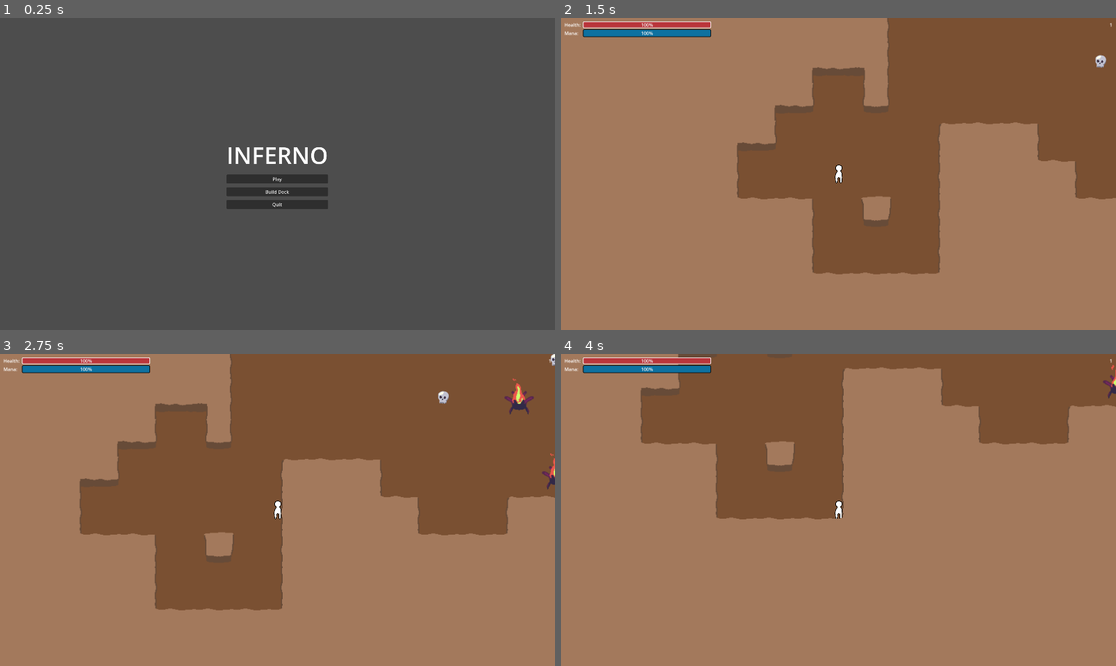
Above: before the commit, frames 1-4 (two rows, left to right).
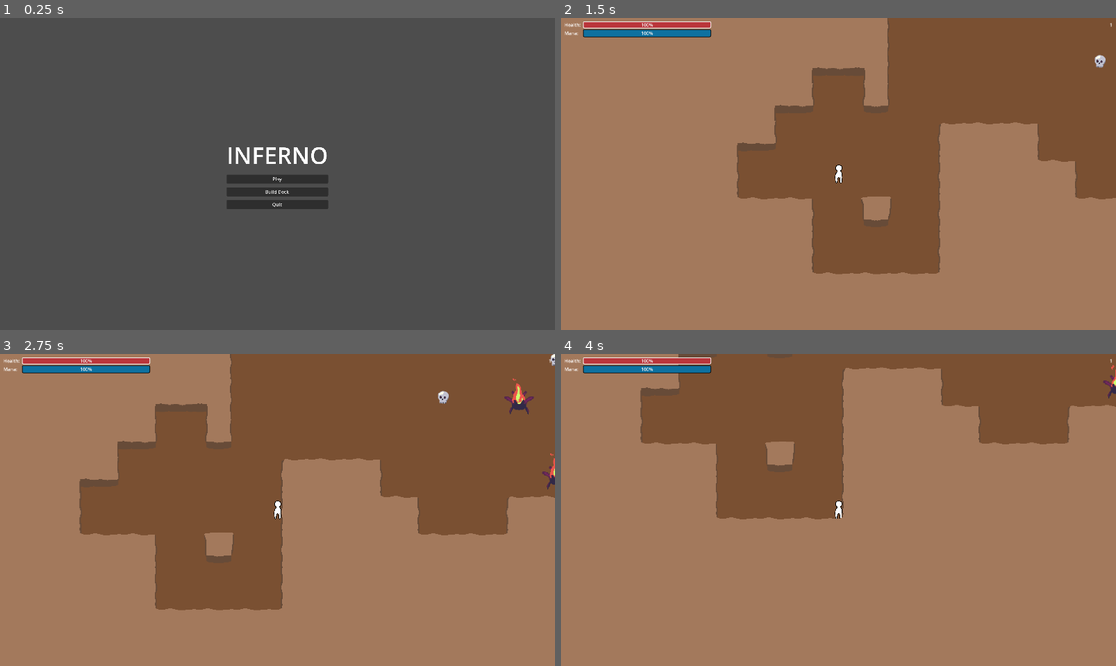
Above: after the commit, the same moments.

Repository: wpuerner/inferno
Game: Godot game, scene res://scenes/main_menu.tscn
The game is run twice, just before and just after one commit, with the same random seed, the same clock (stepped at 60 frames per second) and the same inputs.
Inputs (mouse positions are in pixels of both pictures, inside the frame that each line leads up to):
- Up to frame 1 (0.25 s): no input
- Up to frame 2 (1.5 s): click "Play" at 0.5 s; click "READY" at 1.25 s
- Up to frame 3 (2.75 s): tap Enter at 2 s; move the mouse to (399, 494) at 2.02 s; press the mouse at (399, 494) at 2.03 s; hold D (move_right) from 2.03 s (still down)
- Up to frame 4 (4 s): move the mouse to (727, 525) at 2.77 s; release D (move_right) at 2.78 s; release the mouse at (727, 525) at 2.78 s; hold S (move_down) 2.78-3.53 s; click (727, 525) at 2.85 s; move the mouse to (894, 441) at 3.52 s; press the mouse at (894, 441) at 3.53 s; hold D (move_right) from 3.53 s (still down)

The runs differ from the first frame. In frame 1, less than 0.1% of the frame differs, in the area x 41-59%, y 41-61%; in frame 2, 0.4%, in the area x 0-100%, y 1-81%; in frame 3, 0.4%; in frame 4, 0.4%.

Commit message:
enable pixel perfect rendering

Diff:
--- a/project.godot
+++ b/project.godot
@@ -76,5 +76,8 @@
 
 [rendering]
 
+textures/canvas_textures/default_texture_filter=0
 renderer/rendering_method="gl_compatibility"
 renderer/rendering_method.mobile="gl_compatibility"
+2d/snap/snap_2d_transforms_to_pixel=true
+2d/snap/snap_2d_vertices_to_pixel=true
--- a/scenes/handlers/bullet_handler.gd
+++ b/scenes/handlers/bullet_handler.gd
@@ -5,6 +5,7 @@
 @export var num_bullets_attribute: Attribute
 @export var projectile_attribute: Attribute = preload("res://scenes/attributes/projectile/projectile_attribute.tres")
 
+@onready var spread_angle_attribute: Attribute = preload("res://scenes/attributes/spread_angle/spread_angle_attribute.tres")
 @onready var event_bus: Node = get_node("/root/EventBus")
 @onready var mana_handler: Node = get_node("/root/Main/ManaHandler")
 @onready var rng: RandomNumberGenerator = RandomNumberGenerator.new()
@@ -27,17 +28,21 @@
 func _physics_process(_delta):
 	if (timer.time_left > 0): return
 	if (automatic_fire_attribute.get_value() and Input.is_action_pressed("primary")) or (!automatic_fire_attribute.get_value() and Input.is_action_just_pressed("primary")):
-		for i in num_bullets_attribute.get_value():
-			_fire_bullet()
+		var direction = player.global_position.angle_to_point(player.get_global_mouse_position())
+		if num_bullets_attribute.get_value() == 1:
+			_fire_bullet(direction)
+		else:
+			for i in num_bullets_attribute.get_value():
+				_fire_bullet(direction + deg_to_rad(-0.5 * spread_angle_attribute.get_value() + (spread_angle_attribute.get_value() / (num_bullets_attribute.get_value() - 1)) * (i - 1)))
 		timer.start(60 / fire_rate_attribute.get_value())
 
-func _fire_bullet():
+func _fire_bullet(direction: float):
 	if !mana_handler.has_enough_mana(mana_cost): return
 	mana_handler.decrease_mana(mana_cost)
 	var bullet = projectile_attribute.get_value().instantiate()
 	bullet.global_position = player.global_position
 	add_child(bullet)
-	if bullet.has_method("init"): bullet.init()
+	if bullet.has_method("init"): bullet.init(direction)
 
 func _reset():
 	mana_cost = 10
--- a/scenes/objects/bullet/bullet.tscn
+++ b/scenes/objects/bullet/bullet.tscn
@@ -13,11 +13,8 @@
 var rng: RandomNumberGenerator = RandomNumberGenerator.new()
 var speed: float = 600
 
-func init():
-	rng.randomize()
-	var spread_angle = spread_angle_attribute.get_value()
-	var angle = rng.randf_range(-spread_angle / 2, spread_angle / 2)
-	global_rotation = global_position.angle_to_point(get_global_mouse_position()) + deg_to_rad(angle)
+func init(direction: float):
+	global_rotation = direction
 
 func _physics_process(delta: float):
 	global_position += delta * Vector2(speed, 0).rotated(global_rotation)
@@ -82,7 +79,7 @@
 [node name="AnimatedSprite2D" type="AnimatedSprite2D" parent="."]
 sprite_frames = SubResource("SpriteFrames_tm8f6")
 autoplay = "default"
-frame_progress = 0.00710242
+frame_progress = 0.262209
 
 [node name="CollisionShape2D" type="CollisionShape2D" parent="."]
 shape = SubResource("CircleShape2D_jtiw3")
